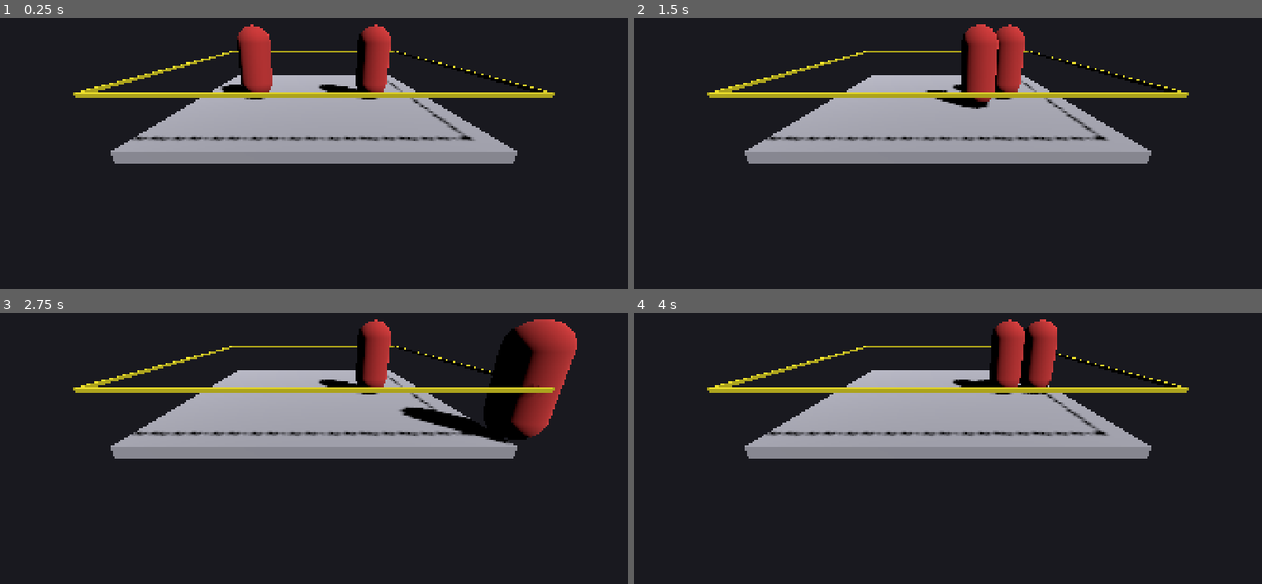
Above: before the commit, frames 1-4 (two rows, left to right).
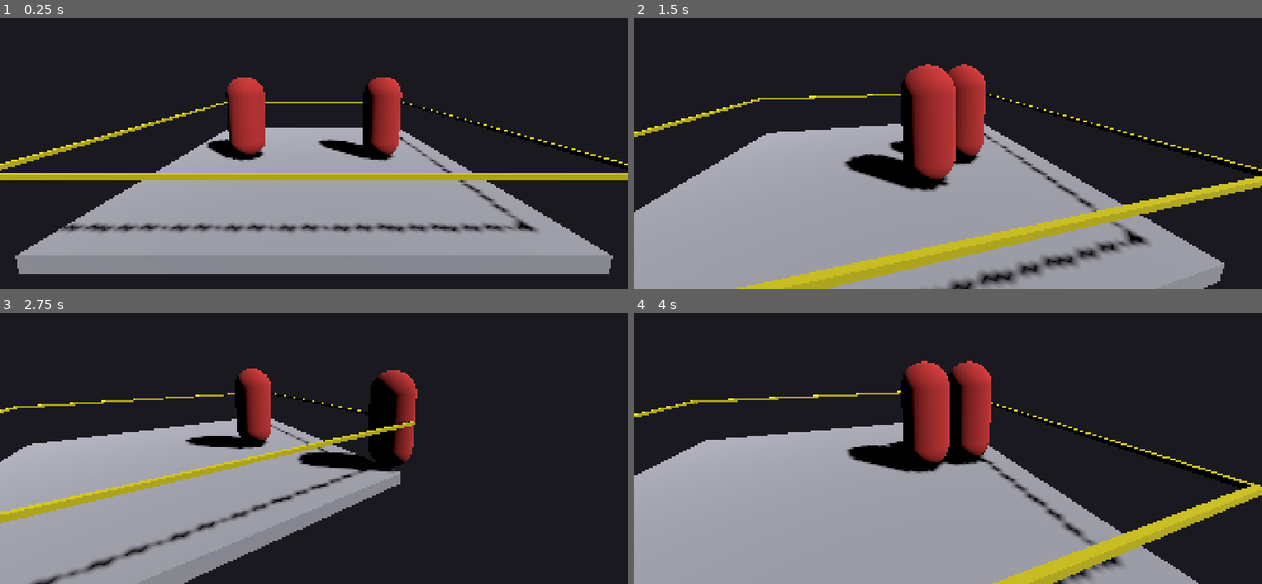
Above: after the commit, the same moments.

Repository: denhamd2/aegis
Game: Godot game, scene res://scenes/match.tscn
The game is run twice, just before and just after one commit, with the same random seed, the same clock (stepped at 60 frames per second) and the same inputs.
Inputs:
- Up to frame 1 (0.25 s): no input
- Up to frame 2 (1.5 s): hold D (move_right) 0.53-1.28 s; tap K (grapple) at 0.6 s; tap J (strike) at 0.8, 1.35 s; hold S (move_down) from 1.28 s (still down)
- Up to frame 3 (2.75 s): tap K (grapple) at 1.55, 2.1 s; release S (move_down) at 2.03 s; hold D (move_right) from 2.03 s (still down); tap J (strike) at 2.3 s
- Up to frame 4 (4 s): release D (move_right) at 2.78 s; hold W (move_up) 2.78-3.53 s; tap L (reversal) at 2.85 s; tap K (grapple) at 3.05 s; hold A (move_left) from 3.53 s (still down); tap J (strike) at 3.6 s

The runs differ from the first frame. In frame 1, 49% of the frame differs, in the area x 0-100%, y 2-95%; in frame 2, 56%, in the area x 0-100%, y 2-100%; in frame 3, 45%; in frame 4, 55%.
Error before the commit: Parse Error: Cannot infer the type of "limb_factor" variable because the value doesn't have a set type. (res://core/combat/combat_system.gd:51)

Commit message:
Verify Phase 0/2 against a real Godot 4.6.3 binary; fix bugs it found
Installed Godot 4.6.3-stable headless in this session and actually ran
the project instead of shipping it unverified. Fixed everything the
engine caught:

- combat_system.gd / match_camera.gd: untyped Variant inference errors
  that failed compilation outright.
- match_referee.gd / match_camera.gd: @export var x: SomeNodeType fields
  set via NodePath literals in a flat .tscn silently stayed null —
  switched to explicit NodePath exports resolved in _ready(), matching
  the pattern wrestler_controller.gd already used correctly.
- wrestler_ai.gd: strike_range (1.6m) being checked before tie_up_range
  (1.3m) meant grapples could never trigger — closer range must win.
- combat_system.gd: extended Node with no scene-tree need, so every
  CombatSystem.new() in WrestlerController was an orphaned Node — now
  RefCounted.
- test_determinism.gd / test_wrestler_fsm.gd: fixed a type-inference
  error and a wrong assumption that gdUnit4's is_runtime_error() takes
  a regex (it's exact string match); wrapped Node instances in
  auto_free() to clear orphan-node warnings.
- CI: gdUnit4 v5.0.0 (what it was pinned to) does not compile against
  Godot 4.6 at all. Repinned to v6.2.1 and fixed the CLI invocation
  (-a res://tests, not -a run).

Confirmed clean: project imports without errors, match.tscn runs
headless with zero script errors, and all 7 gdUnit4 tests pass (0
errors, 0 failures, 0 orphans). Not yet a human playtest — see
README.md for what's still unconfirmed.

Co-Authored-By: Claude Sonnet 5 <noreply@anthropic.com>
Claude-Session: https://claude.ai/code/session_014FrePquMKRRVTcBmQuSTE6

Diff:
--- a/game/core/ai/wrestler_ai.gd
+++ b/game/core/ai/wrestler_ai.gd
@@ -35,11 +35,11 @@
 		"run": false,
 	}
 
-	if distance <= strike_range and _cooldown <= 0:
+	if distance <= tie_up_range:
+		input["grapple"] = true
+	elif distance <= strike_range and _cooldown <= 0:
 		input["strike"] = true
 		_cooldown = strike_cooldown_ticks
-	elif distance <= tie_up_range:
-		input["grapple"] = true
 	elif distance > strike_range:
 		var dir := to_target.normalized()
 		input["move"] = Vector2(dir.x, dir.z)
--- a/game/core/camera/match_camera.gd
+++ b/game/core/camera/match_camera.gd
@@ -5,8 +5,8 @@
 ## gauntlet/refs/camera.md is filled in from measured reference footage —
 ## see ARCHITECTURE.md "Reference-driven tuning."
 
-@export var wrestler_a: Node3D
-@export var wrestler_b: Node3D
+@export var wrestler_a_path: NodePath
+@export var wrestler_b_path: NodePath
 @export var min_distance: float = 4.0
 @export var max_distance: float = 9.0
 @export var height: float = 1.8
@@ -14,13 +14,19 @@
 
 enum Mode { FOLLOW, FINISHER_CUT, THREE_COUNT_CUT }
 var mode: Mode = Mode.FOLLOW
+var wrestler_a: Node3D
+var wrestler_b: Node3D
+
+func _ready() -> void:
+	wrestler_a = get_node(wrestler_a_path)
+	wrestler_b = get_node(wrestler_b_path)
 
 func _physics_process(delta: float) -> void:
 	if mode != Mode.FOLLOW or not wrestler_a or not wrestler_b:
 		return
 	var midpoint := (wrestler_a.global_position + wrestler_b.global_position) * 0.5
 	var separation := wrestler_a.global_position.distance_to(wrestler_b.global_position)
-	var distance := clamp(separation * 1.6, min_distance, max_distance)
+	var distance: float = clamp(separation * 1.6, min_distance, max_distance)
 
 	var to_camera := (global_position - midpoint)
 	to_camera.y = 0.0
--- a/game/core/combat/combat_system.gd
+++ b/game/core/combat/combat_system.gd
@@ -1,5 +1,5 @@
 class_name CombatSystem
-extends Node
+extends RefCounted
 ## Per-limb damage accumulation, momentum, and derived gates
 ## (submission effectiveness, kickout difficulty).
 
@@ -48,5 +48,5 @@
 ## the defender's ring shrink faster (closer to tapping).
 func submission_break_rate(target_limb: Limb) -> float:
 	var base_rate := 1.0
-	var limb_factor := 1.0 + (limb_damage[target_limb] / MAX_LIMB_DAMAGE)
+	var limb_factor: float = 1.0 + (float(limb_damage[target_limb]) / MAX_LIMB_DAMAGE)
 	return base_rate * limb_factor
--- a/game/core/match/match_referee.gd
+++ b/game/core/match/match_referee.gd
@@ -10,15 +10,22 @@
 const PIN_COUNT_TICKS := 180 # three-count at 60Hz, one count per 60 ticks
 const COVER_RANGE := 1.2
 
-@export var wrestler_a: WrestlerController
-@export var wrestler_b: WrestlerController
+@export var wrestler_a_path: NodePath
+@export var wrestler_b_path: NodePath
 @export var match_seed: int = 0
+
+var wrestler_a: WrestlerController
+var wrestler_b: WrestlerController
 
 var _pin_ticks: int = 0
 var _pinning: bool = false
 var _pin_attacker: WrestlerController
 var _pin_defender: WrestlerController
 var _match_over: bool = false
+
+func _ready() -> void:
+	wrestler_a = get_node(wrestler_a_path)
+	wrestler_b = get_node(wrestler_b_path)
 
 func _physics_process(_delta: float) -> void:
 	if _match_over:
--- a/game/scenes/match.tscn
+++ b/game/scenes/match.tscn
@@ -48,10 +48,10 @@
 [node name="MatchCamera" type="Camera3D" parent="."]
 transform = Transform3D(1, 0, 0, 0, 0.94, 0.34, 0, -0.34, 0.94, 0, 1.8, 6)
 script = ExtResource("4")
-wrestler_a = NodePath("../WrestlerA")
-wrestler_b = NodePath("../WrestlerB")
+wrestler_a_path = NodePath("../WrestlerA")
+wrestler_b_path = NodePath("../WrestlerB")
 
 [node name="MatchReferee" type="Node" parent="."]
 script = ExtResource("5")
-wrestler_a = NodePath("../WrestlerA")
-wrestler_b = NodePath("../WrestlerB")
+wrestler_a_path = NodePath("../WrestlerA")
+wrestler_b_path = NodePath("../WrestlerB")
--- a/game/tests/test_determinism.gd
+++ b/game/tests/test_determinism.gd
@@ -26,7 +26,7 @@
 	assert_str(_simulate_and_hash(replay_a)).is_not_equal(_simulate_and_hash(replay_b))
 
 func _simulate_and_hash(replay: ReplayResource) -> String:
-	var rs := load("res://core/replay/replay_system.gd").new()
+	var rs: Node = auto_free((load("res://core/replay/replay_system.gd") as GDScript).new())
 	rs.start_playback(replay)
 	var snapshot := {
 		"seed": replay.match_seed,
--- a/game/tests/test_wrestler_fsm.gd
+++ b/game/tests/test_wrestler_fsm.gd
@@ -2,11 +2,15 @@
 ## Illegal FSM transitions assert; legal ones succeed and emit state_changed.
 
 func test_legal_transition_succeeds() -> void:
-	var fsm := WrestlerFSM.new()
+	var fsm: WrestlerFSM = auto_free(WrestlerFSM.new())
 	fsm.transition_to(WrestlerFSM.State.LOCOMOTION)
 	assert_int(fsm.current_state).is_equal(WrestlerFSM.State.LOCOMOTION)
 
 func test_illegal_transition_asserts() -> void:
-	var fsm := WrestlerFSM.new()
-	# IDLE -> FINISHER is not in LEGAL_TRANSITIONS[IDLE].
-	await assert_error(func(): fsm.transition_to(WrestlerFSM.State.FINISHER)).is_runtime_error(".*Illegal FSM transition.*")
+	var fsm: WrestlerFSM = auto_free(WrestlerFSM.new())
+	# IDLE -> FINISHER is not in LEGAL_TRANSITIONS[IDLE]. GDScript's assert()
+	# prefixes the message with "Assertion failed: " when it fires, and
+	# gdUnit4's is_runtime_error() matches the logged message exactly
+	# (no regex support), so the expected string must match verbatim.
+	await assert_error(func(): fsm.transition_to(WrestlerFSM.State.FINISHER)) \
+		.is_runtime_error("Assertion failed: Illegal FSM transition: IDLE -> FINISHER")
Not shown, added: game/core/ai/wrestler_ai.gd.uid
Not shown, added: game/core/camera/match_camera.gd.uid
Not shown, added: game/core/capture/capture_harness.gd.uid
Not shown, added: game/core/combat/combat_system.gd.uid
Not shown, added: game/core/fsm/wrestler_fsm.gd.uid
Not shown, added: game/core/grapple/grapple_rig.gd.uid
Not shown, added: game/core/match/match_referee.gd.uid
Not shown, added: game/core/match/match_setup.gd.uid
Not shown, added: game/core/match/wrestler_controller.gd.uid
Not shown, added: game/core/minigames/pin_minigame.gd.uid
Not shown, added: game/core/minigames/submission_minigame.gd.uid
Not shown, added: game/core/replay/replay_resource.gd.uid
(and 9 more such lines)
